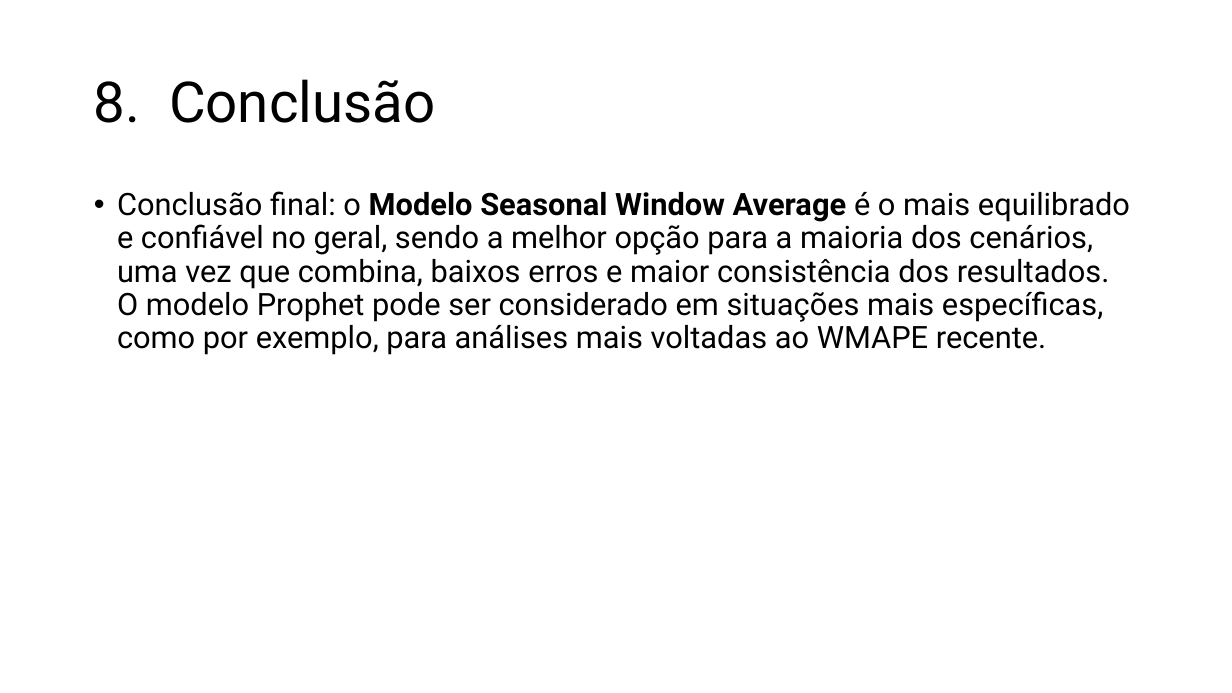
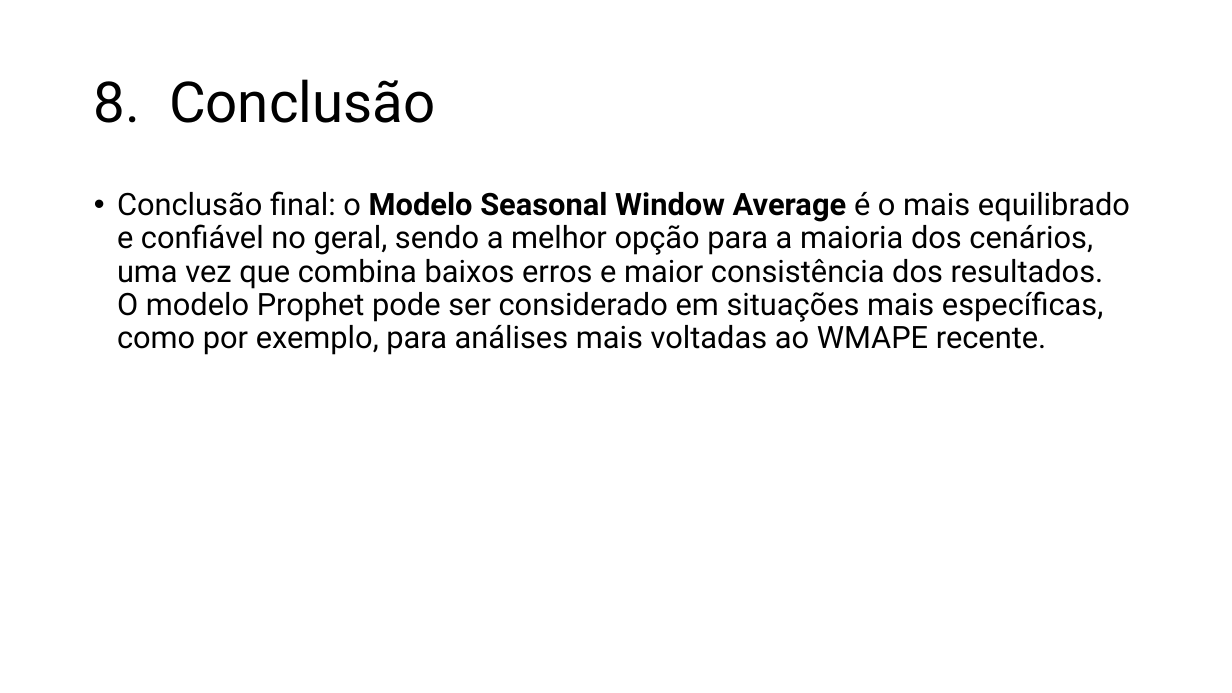
Before and after one commit to jdlmauricio/techalleg_fase_2, a slide deck: slide 20 of Tech Challenge 2.pptx. Drawn at 1232x693 pixels with LibreOffice and Linux fonts; fonts in the diff are those of the drawing; background and template pictures are left out. Boxes give left, top, right and bottom in pixels: in the first picture for what was removed or moved away, otherwise in the second. Text is boxed around its words. In the diff, an @@ line names an element or a change of style, - is before the commit and + after.

```diff
--- a/Tech Challenge 2.pptx
+++ b/Tech Challenge 2.pptx
@@ text at <box>117,191,1130,355</box>: text changed @@
-• Conclusão final: o Modelo Seasonal Window Average é o mais equilibrado e confiável no geral, sendo a melhor opção para a maioria dos cenários, uma vez que combina, baixos erros e maior consistência dos resultados.
-  O modelo Prophet pode ser considerado em situações mais específicas, como por exemplo, para análises mais voltadas ao WMAPE recente.
+• Conclusão final: o Modelo Seasonal Window Average é o mais equilibrado e confiável no geral, sendo a melhor opção para a maioria dos cenários, uma vez que combina baixos erros e maior consistência dos resultados.
+  O modelo Prophet pode ser considerado em situações mais específicas, como por exemplo, para análises mais voltadas ao WMAPE recente.
```
Also in this commit, not shown: 3 other slides changed.
